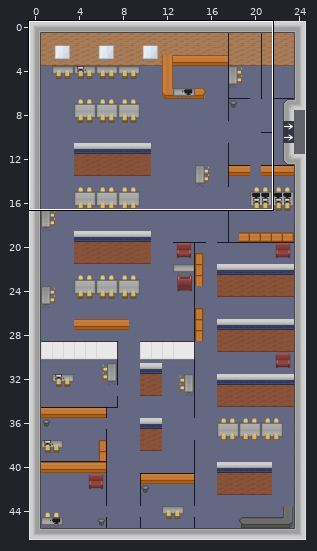
Level history. Tiled map: map/mediatheque.tmx. The picture above shows the old version from afar; the outline marks the close-up.
Close-up. As it was:
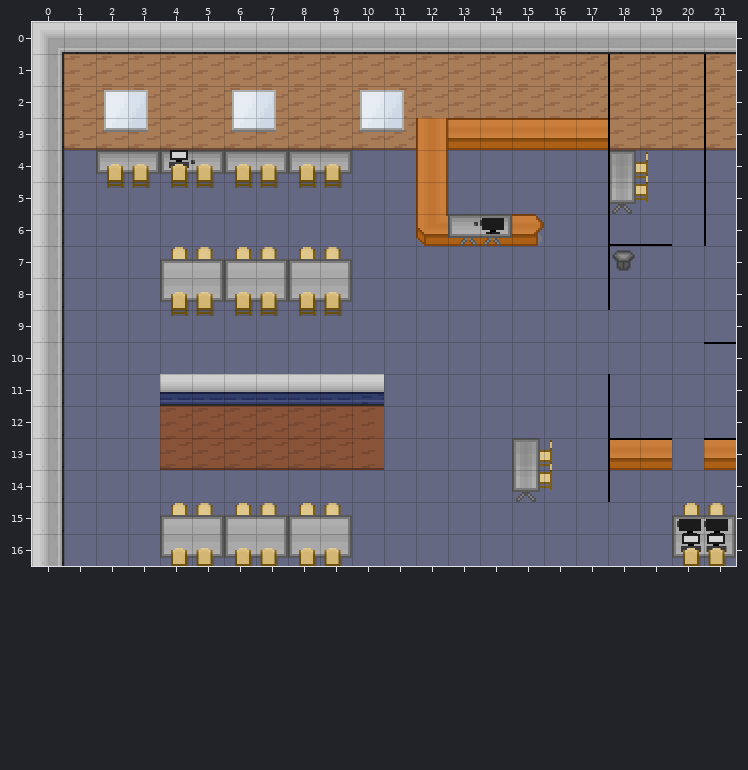
Cells are 48x48 px. Shown: x 0..21, y 0..16. The commit also changed other parts of the map, which this record leaves out. Tiles whose own drawing changed are shown in their newer look in all pictures.
And afterwards:
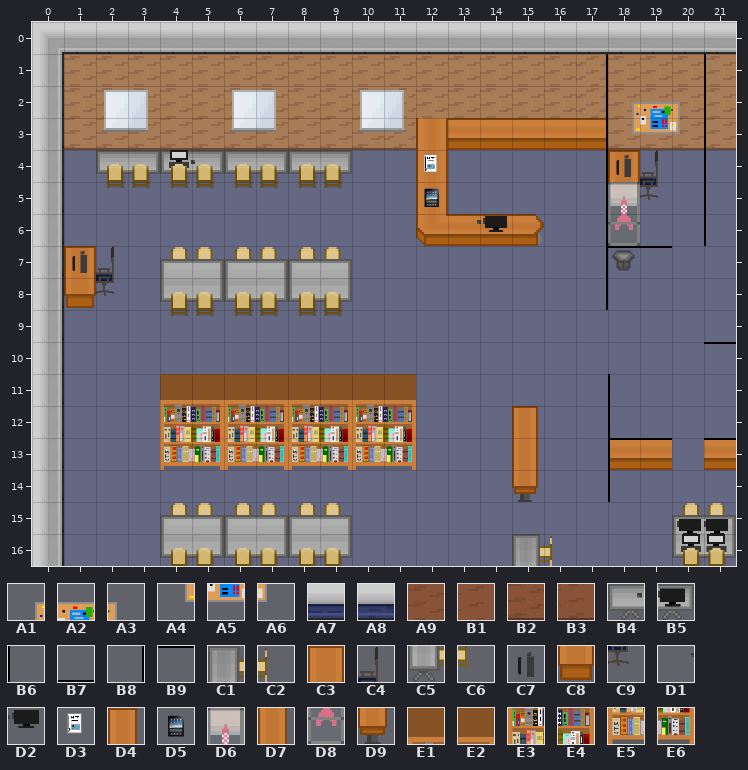
Key: from "tilesheet": A1 236, A2 237, A3 238, A4 256, A5 257, A6 258, A7 261, A8 262, A9 281, B1 282, B2 301, B3 302, B4 332, B5 333, B6 526, B7 527, B8 528, B9 529, C1 533, C2 534, C3 549, C4 550, C5 553, C6 554, C7 568, C8 569, C9 570, D1 575, D2 576, D3 588, D4 605, D5 607, D6 610, D7 625, D8 630, D9 645, E1 660, E2 661, E3 680, E4 681, E5 700, E6 701.
__ is an empty cell.
Tiles replaced or removed in this view: A7, A8, A9, B1, B2, B3, B4, B5, B6, B7, C1, C2, C5, C6.
See-through tiles are keyed as they look on the map.
Changes in this commit:
Changed rows in their new state; .. is an unchanged cell.
Layer "wall":
first column x 1:
 4 .. .. .. .. .. .. .. .. .. .. .. .. .. .. .. .. .. C3 C4
 5 .. .. .. .. .. .. .. .. .. .. .. .. .. .. .. .. .. C8 C9
 7 C3 C4 .. .. .. .. .. .. .. .. .. .. .. .. .. .. .. .. ..
 8 C8 C9 .. .. .. .. .. .. .. .. .. .. .. .. .. .. .. .. ..
11 .. .. .. E1 E2 E1 E2 E1 E2 E1 E2 .. .. .. .. .. .. .. ..
12 .. .. .. E3 E4 E3 E4 E3 E4 E3 E4 .. .. .. D4 .. .. .. ..
13 .. .. .. E5 E6 E5 E6 E5 E6 E5 E6 .. .. .. D7 __ .. .. ..
14 .. .. .. .. .. .. .. .. .. .. .. .. .. .. D9 __ .. .. ..
16 .. .. .. .. .. .. .. .. .. .. .. .. .. .. C1 C2 .. .. ..
Layer "wall 2":
first column x 1:
 1 .. .. .. .. .. .. .. .. .. .. .. .. .. .. .. .. .. __ .. ..
 2 .. .. .. .. .. .. .. .. .. .. .. .. .. .. .. .. .. A1 A2 A3
 3 .. .. .. .. .. .. .. .. .. .. .. .. .. .. .. .. .. A4 A5 A6
 4 .. .. .. .. .. .. .. .. .. .. .. D3 .. .. .. .. .. C7 .. ..
 5 .. .. .. .. .. .. .. .. .. .. .. D5 .. .. .. .. .. D6 .. ..
 6 .. .. .. .. .. .. .. .. .. .. .. .. D1 D2 .. .. .. D8 __ ..
 7 C7 .. .. .. .. .. .. .. .. .. .. .. .. .. .. .. .. __ .. ..
 8 .. .. .. .. .. .. .. .. .. .. .. .. .. .. .. .. .. __ .. ..
Layer "wall 3":
first column x 17:
 1 B8 .. ..
 2 B8 .. ..
 3 B8 .. ..
 4 B8 .. ..
 5 B8 .. ..
 6 B8 __ ..
 7 B8 B9 B9
 8 B8 .. ..
Changed places in both close-ups, as pixel boxes (x1, y1, x2, y2):
changed: (606, 54, 680, 310)
changed: (424, 154, 512, 246)
added: (64, 246, 115, 308)
changed: (160, 374, 416, 470)
changed: (512, 406, 552, 502)
added: (512, 534, 552, 566)
